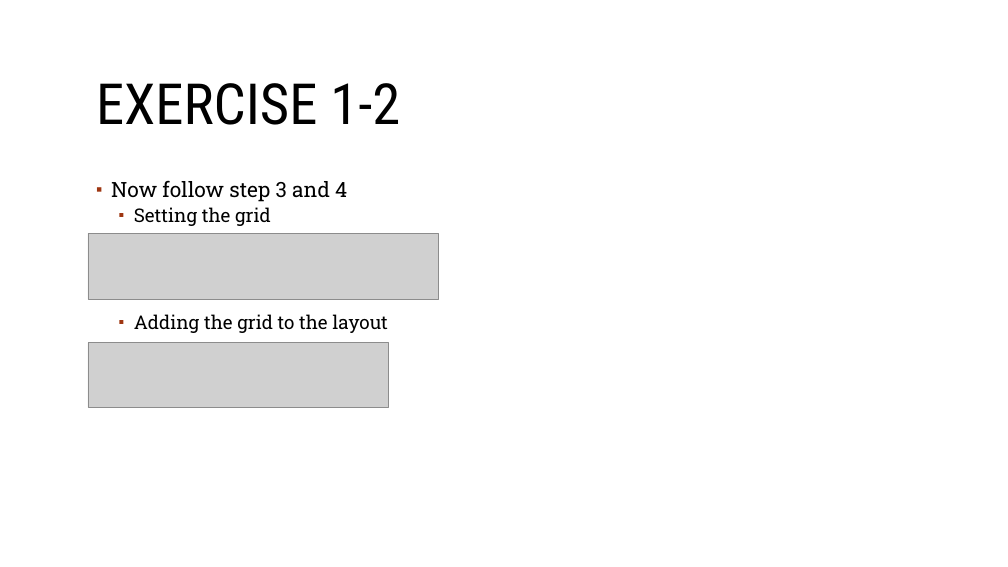
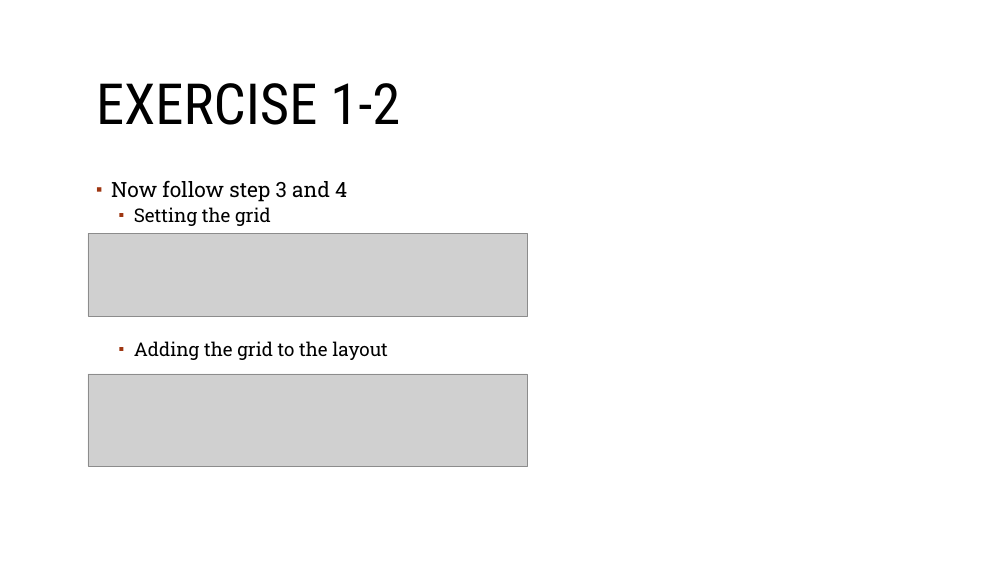
Before and after one commit to sebivenlo/Vaadin-workshop, a slide deck: slide 10 of Documentation/Frontend-technologies.odp (slide 9 before the commit). Drawn at 1008x567 pixels with LibreOffice and Linux fonts; fonts in the diff are those of the drawing; grey boxes stand for pictures; background and template pictures are left out. Boxes give left, top, right and bottom in pixels: in the first picture for what was removed or moved away, otherwise in the second. Text is boxed around its words. In the diff, an @@ line names an element or a change of style, - is before the commit and + after.

```diff
--- a/Documentation/Frontend-technologies.odp
+++ b/Documentation/Frontend-technologies.odp
@@ text "Now follow step 3 and ..." rewrapped from (111, 180, 388, 333) to (111, 180, 388, 360) @@
@@ picture: place and size @@
-picture at (88, 234, 439, 300)
+picture at (88, 234, 527, 317)
@@ picture: place and size @@
-picture at (88, 343, 388, 408)
+picture at (88, 374, 527, 467)
```
Also in this commit, not shown: 6 other slides changed, 2 slides added, 1 slide removed.
